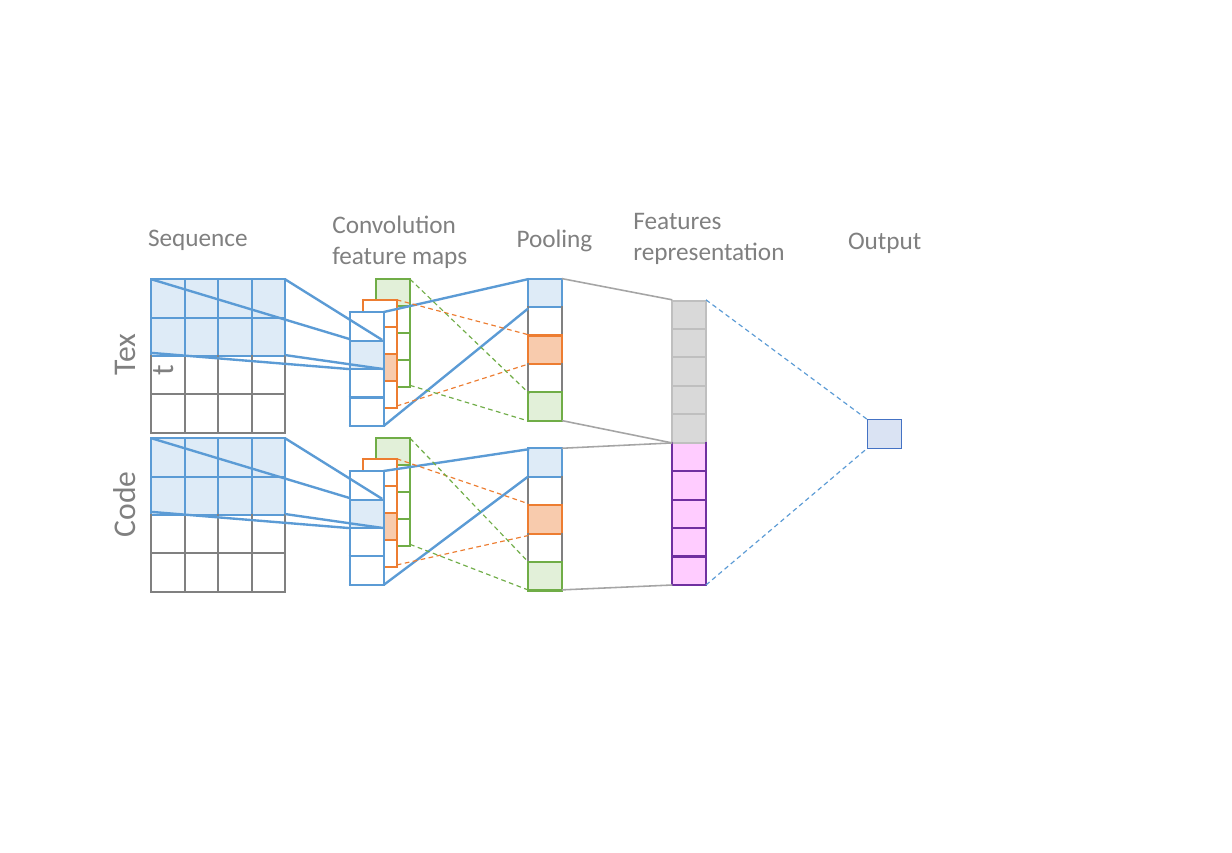
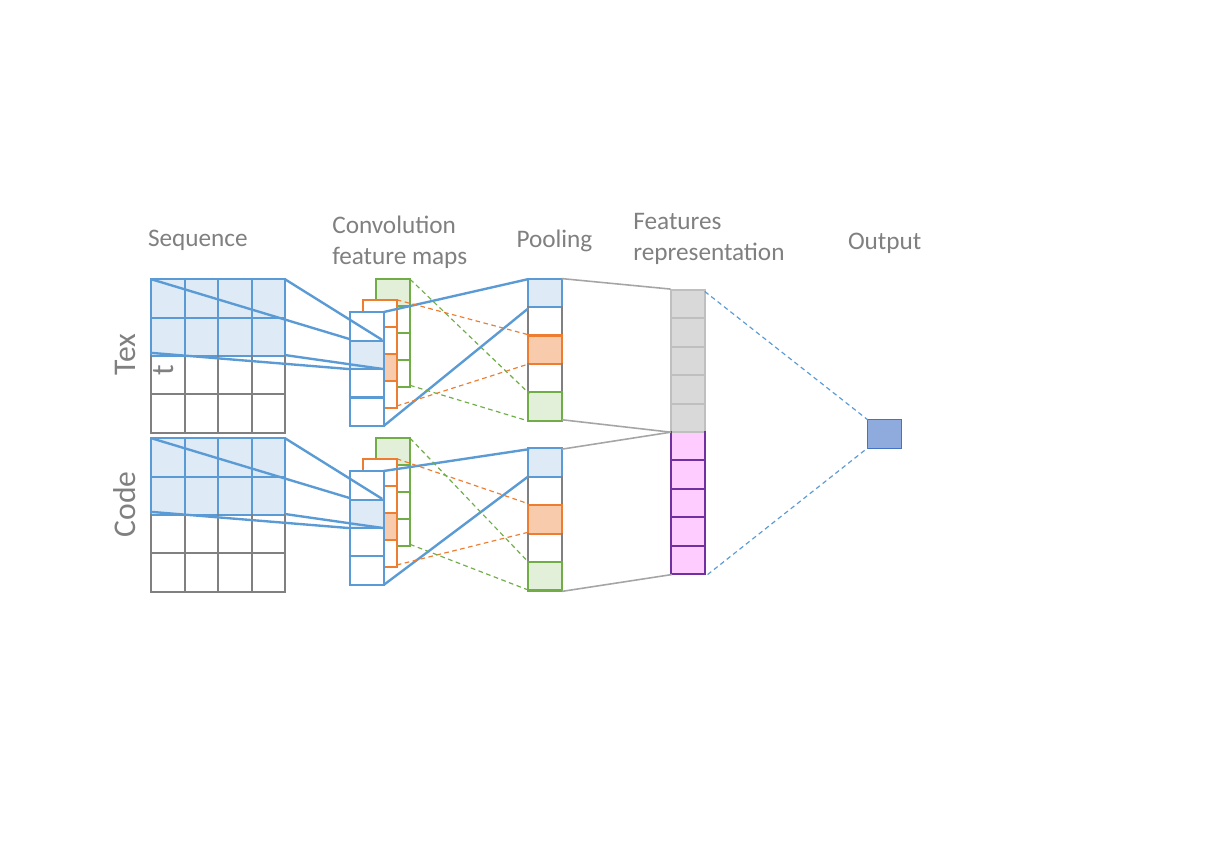
Before and after one commit to hvdthong/BugFixingPatches, a slide deck: slide 2 of Draft/ICSE'18/BugPatchingRanking.pptx. Drawn at 1232x853 pixels with LibreOffice and Linux fonts; fonts in the diff are those of the drawing. Boxes give left, top, right and bottom in pixels: in the first picture for what was removed or moved away, otherwise in the second. Text is boxed around its words. In the diff, an @@ line names an element or a change of style, - is before the commit and + after.

```diff
--- a/Draft/ICSE'18/BugPatchingRanking.pptx
+++ b/Draft/ICSE'18/BugPatchingRanking.pptx
@@ line moved from (562, 279) - (672, 300) to (562, 279) - (671, 289) @@
@@ table: place and size @@
-table at (672,300,706,585)
+table at (671,290,705,574)
@@ line moved from (706, 300) - (868, 420) to (705, 291) - (868, 420) @@
@@ line moved from (562, 421) - (672, 443) to (562, 420) - (671, 432) @@
@@ line moved from (562, 448) - (672, 443) to (562, 449) - (671, 432) @@
@@ line moved from (706, 585) - (868, 448) to (708, 574) - (868, 448) @@
@@ table at (868,420,902,448) @@
@@ fill #DAE3F3 to #8FAADC in row 1, column 1 @@
@@ line moved from (397, 565) - (529, 536) to (397, 565) - (529, 532) @@
@@ line moved from (562, 590) - (672, 585) to (562, 592) - (672, 574) @@
```
Also in this commit, not shown: 5 other files.
